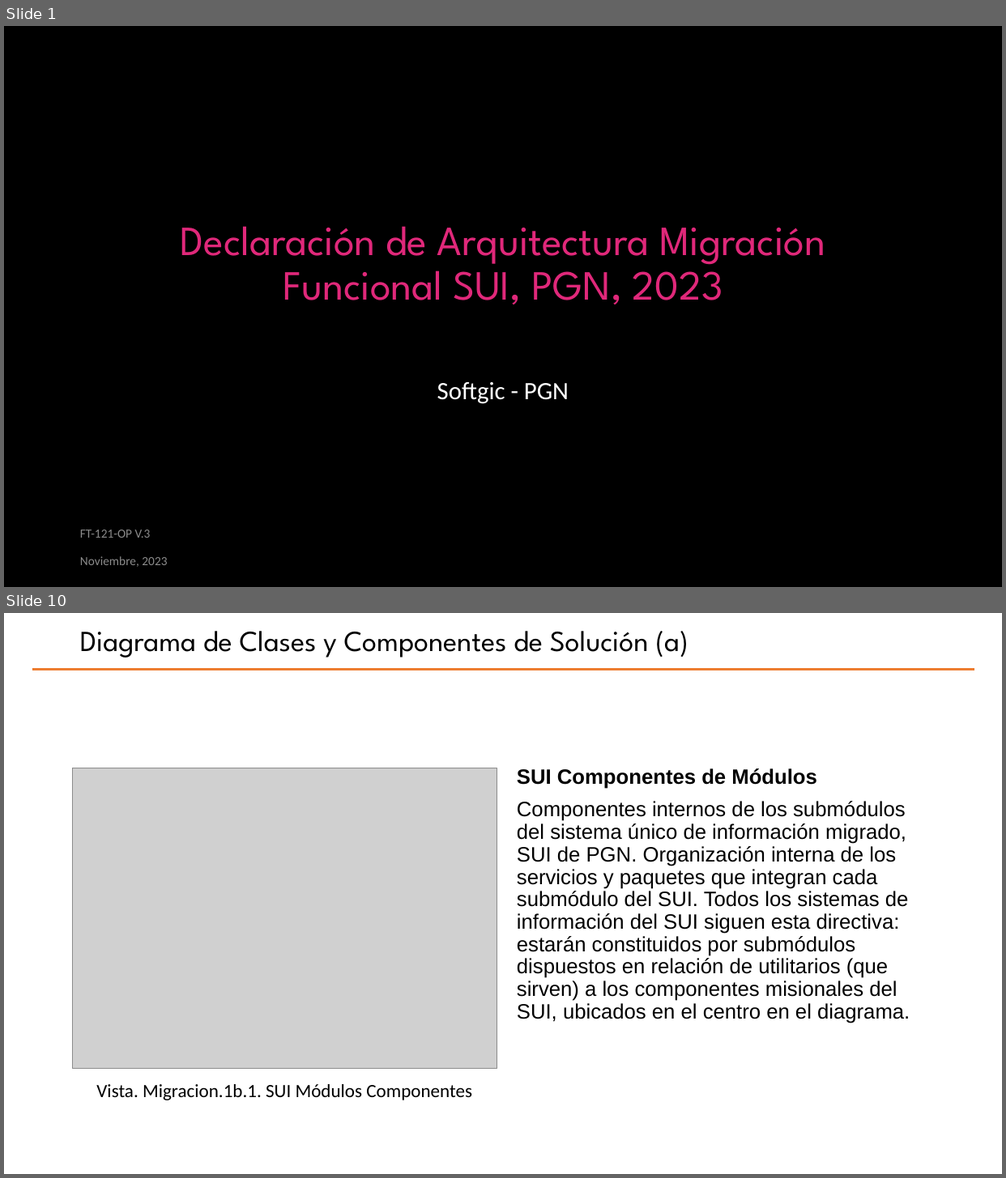
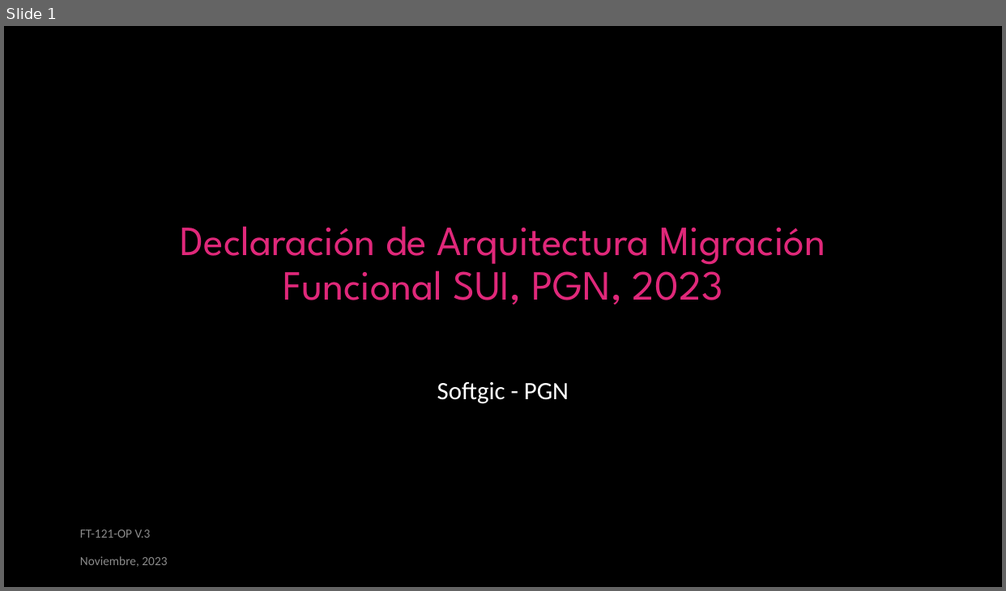
Before and after one commit to hwong23/pgn-078, a slide deck: content/pptxoutpt.pptx. Shown one above the other, each under a label of ours: slides 1 and 10 before the commit, slide 1 after it; the slides between them are not shown. The pictures are 1006x1178 and 1006x591 pixels, drawn with LibreOffice and Linux fonts; fonts in the diff are those of the drawing; grey boxes stand for pictures; background and template pictures are left out. Boxes give left, top, right and bottom in pixels: in the first picture for what was removed or moved away, otherwise in the second. Text is boxed around its words. In the diff, an @@ line names an element or a change of style, - is before the commit and + after.

```diff
--- a/content/pptxoutpt.pptx
+++ b/content/pptxoutpt.pptx
@@ slide 10 removed at [4, 613, 1002, 1174], background #FFFFFF @@
@@ title removed at [80, 631, 688, 658] @@
-Diagrama de Clases y Componentes de Solución (a)
@@ line removed from (32, 669) to (975, 669) @@
@@ picture removed at [73, 768, 497, 1068] @@
@@ text removed at [517, 769, 910, 1024] @@
-SUI Componentes de Módulos
-Componentes internos de los submódulos del sistema único de información migrado, SUI de PGN. Organización interna de los servicios y paquetes que integran cada submódulo del SUI. Todos los sistemas de información del SUI siguen esta directiva: estarán constituidos por submódulos dispuestos en relación de utilitarios (que sirven) a los componentes misionales del SUI, ubicados en el centro en el diagrama.
@@ text removed at [96, 1084, 472, 1101] @@
-Vista. Migracion.1b.1. SUI Módulos Componentes
```
Also in this commit, not shown: 2 slides changed, 3 slides added, 14 other slides removed, 16 other files.
